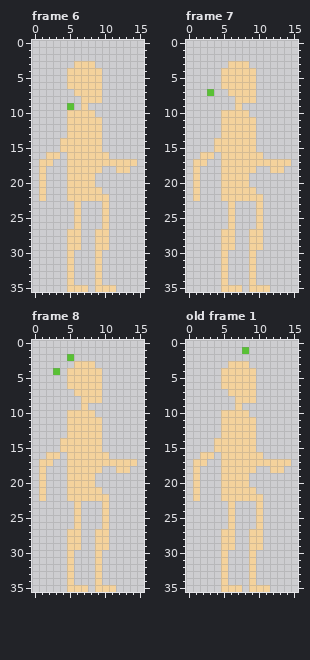
Two versions of one pixel-art file, rawAssets/player.aseprite. Above, as it was before the edit.
16x36 pixels, 8 frames. Shown: frame 6, frame 7, frame 8, old frame 1. The commit also changed other frames, which this record leaves out.
After the commit:
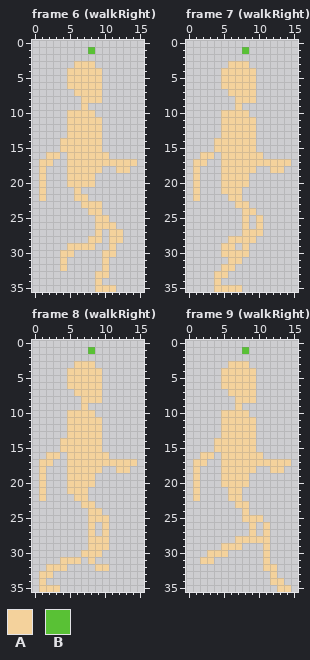
Palette (. is transparent): A #f4d29c  B #59c135
A new or re-ordered frame is compared with the old frame closest to it.
Commit: player animation logic with placeholder anims
What changed:
frames 8 -> 22
layer "Layer 3" added
Changed rows in their new state; - is an unchanged pixel.
Frame 6 (walkRight), layers "Layer 3", "Layer 1":
first column x 8:
 1 B
first column x 5:
 9 .
first column x 4:
21 -.-...---
22 -.--...--
23 --.AAA.--
24 --.-AA.--
25 --.--A---
26 --.--A-A-
27 -..---.AA
28 -..-A-.AA
29 ---AA..A-
30 A----.AA-
31 A.---.A--
32 A.---.A--
33 -.----A--
34 -.-------
35 -...-----
Frame 7 (walkRight), layers "Layer 3", "Layer 1":
first column x 8:
 1 B
first column x 3:
 7 .
first column x 4:
21 ----..--
22 -.--...-
23 --.AA-.-
24 --.-AA.-
25 --.-A---
26 --.-A---
27 -..-A---
28 -.-AA-.-
29 ----A..-
30 --AAA.--
31 -.AA-.--
32 --A--.--
33 A----.--
34 A.---.--
35 A----...
Frame 8 (walkRight), layers "Layer 3", "Layer 1":
first column x 3:
 1 -----B
 2 --.---
 4 .-----
first column x 1:
21 -------..--
22 ----.--...-
23 -----.AA-.-
24 -----.-AA.-
25 -----.-AA--
26 -----.-A---
27 ----..-A.--
28 ----..-A---
29 ----..-A---
30 ----.-AA---
31 ---A-A-A.--
32 -AAA.----A-
33 AA--.---.--
34 A---.---.--
35 AAA-...-...
Frame 9 (walkRight) is new; against old frame 1, layers "Layer 3", "Layer 1":
first column x 2:
21 ---.--..-----
22 ---.--...----
23 ----.AA-.----
24 ----.-A-.----
25 ----.-AA-----
26 ----.--A.A---
27 ---..---.A---
28 ---..AA--A---
29 -----A-..A---
30 -AA----.-A---
31 AA-.---.-A---
32 ---.---.-AA--
33 ---.---.--A--
34 ---.---.--AA-
35 ---...-...-AA
